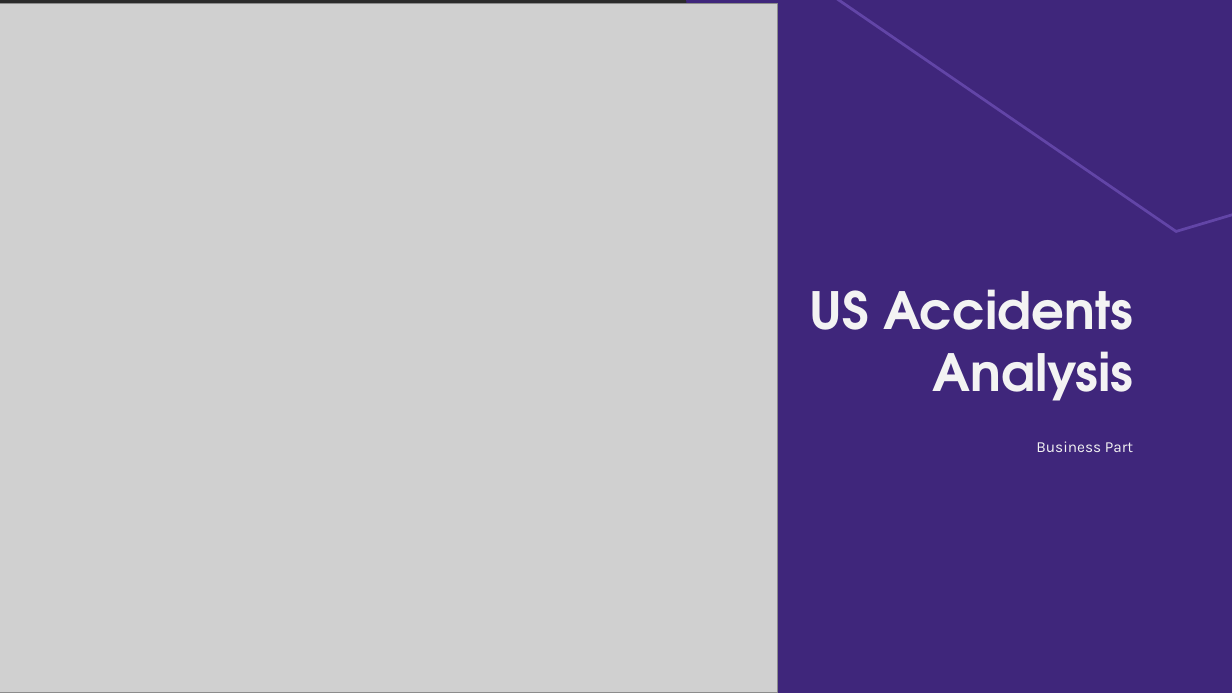
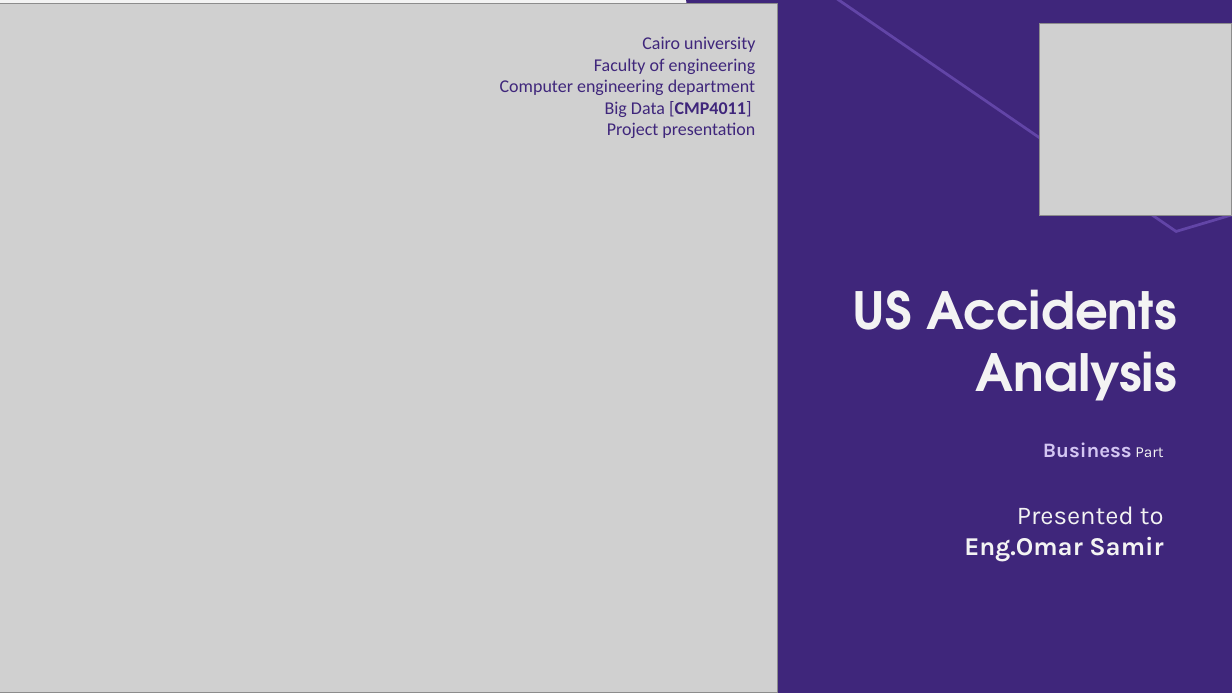
Before and after one commit to ahmedasad236/US-Accidents-Analysis, a slide deck: slide 1 of US accident analysis - business part - Team 14.pptx. Drawn at 1232x693 pixels with LibreOffice and Linux fonts; fonts in the diff are those of the drawing; grey boxes stand for pictures; background and template pictures are left out; a plain dark background stands for a picture behind light text. Boxes give left, top, right and bottom in pixels: in the first picture for what was removed or moved away, otherwise in the second. Text is boxed around its words. In the diff, an @@ line names an element or a change of style, - is before the commit and + after.

Commit message:
Added Final report and presentations

```diff
--- a/US accident analysis - business part - Team 14.pptx
+++ b/US accident analysis - business part - Team 14.pptx
@@ background picture (left out) to #F3F3F3 @@
@@ picture added at [1040, 23, 1232, 215] @@
@@ text added at [500, 36, 756, 138], 14 pt, text #3F267B @@
+Cairo university
+Faculty of engineering
+Computer engineering department
+Big Data [CMP4011]
+Project presentation
@@ title "US Accidents Analysis": place and size @@
-title "US Accidents Analysis" at [810, 289, 1134, 401]
+title "US Accidents Analysis" at [853, 289, 1177, 401]
@@ subtitle "Business Part": place and size @@
-subtitle "Business Part" at [1036, 441, 1133, 452]
+subtitle "Business Part" at [964, 442, 1164, 561]
@@ subtitle at [1043, 442, 1163, 458]: size 12 to 16 pt, text colour #F3F3F3 to #D3C6F2, bold on in "Business" @@
@@ subtitle at [964, 506, 1164, 561]: paragraphs added @@
+Presented to
+Eng.Omar Samir
```
Also in this commit, not shown: 5 other files.
